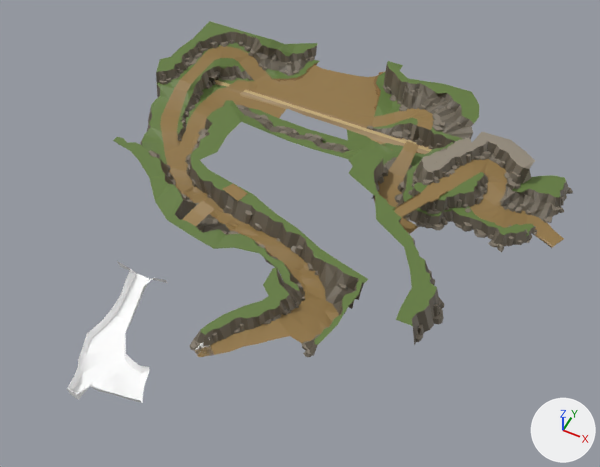
What one commit did to the FBX model Assets/Mountain3.fbx.
Before and after are seen from a 50 mm camera at (77.0, -569.0, 599.0) aimed at (-164.0, -88.0, -1.0). Every picture has the same lights, and +X, +Y and +Z are marked at lower right. Where no turn or scale is listed for an object, it has been applied to the vertices. Vertices at the same position are counted once.

The first picture shows 'Grass4_', 'Mountain14_', 'Mountain18_', 'Mountain23_', 'Mountain24_', 'Mountain25_', 'Mountain5_', 'Mountain6_', 'TrackA', 'TrackB', 'TrackC', 'TrackD', 'TrackE', 'TrackF'.
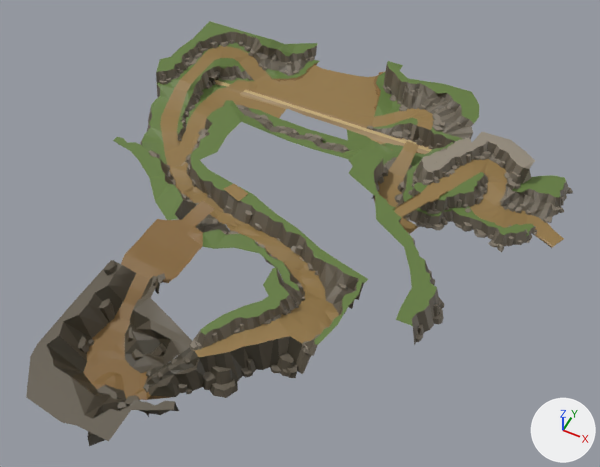
What changed in the scene script:
```text
Change me_mesh_037:
    remove me_mesh_037.from_pydata(...)  # 119 vertices, 140 faces; spans x -32.7..93.4, y -65.1..54.9, z -48.4..-13.5
    add me_mesh_037.from_pydata(...)  # 73 vertices, 80 faces; spans x -21.4..74.9, y -51.9..53.9, z -48.4..-23.7
    me_mesh_037 part 1: the loose piece of 6 vertices spanning x 74.2..93.4, y 0.5..17.6, z -21.2..-13.5 is deleted
    me_mesh_037 part 2
    44 vertices are removed from x -32.7..53.9, y -65.1..54.9, z -48.4..-14.1
    61 faces are deleted
    4 vertices are added at (49.9, -32.5, -45.7), (54.7, -40.0, -48.1), (57.7, -37.6, -43.2), (74.9, -26.7, -48.2)
    5 new faces join them
    me_mesh_037 part 3: 75 faces spanning x -21.4..46.1, y -51.9..53.9, z -48.4..-23.7 switch from mat_default_material_1 (white #ffffff) to mat_mountain1_medieval_material (picture img_medieval_texture_png)
Change me_mesh_033:
    verts and faces of me_mesh_033; kept vertices keep their numbers, new ones are numbered from 200
    remove me_mesh_033.from_pydata(...)  # 200 vertices, 242 faces; spans x -77.0..76.0, y -27.0..33.0, z -9.0..14.0
    add me_mesh_033.from_pydata(...)  # 200 vertices, 237 faces; spans x -77.0..76.0, y -27.0..33.0, z -9.0..14.0
    me_mesh_033 part 4
    add delete_vertices([123])  # with the faces that use them
    add delete_faces([(173, 174, 175), (174, 176, 175)])
    add verts[175] = (-65.0, -3.0, 14.0)  # moved, pixel (182, 219)
    add verts[176] = (-48.0, -6.0, 14.0)  # moved, pixel (195, 226)
    add verts[200] = (-30.0, -24.0, 13.0)  # pixel (202, 246)
    add faces += [(120, 122, 200)]
Change me_mesh_030:
    where me_mesh_030.from_pydata(...)  # 111 vertices, 146 faces; spans x -162.0..23.0, y -51.0..43.0, z -48.0..-18.0
    me_mesh_030 part 5: the loose piece of 8 vertices spanning x -96.0..-72.0, y -51.0..-23.0, z -23.0..-18.0 is deleted
Add ob_mountain28:
    ob_mountain28 = bpy.data.objects.new('Mountain28_', me_mesh_039)  # 88 vertices, 108 faces; spans x -30.6..40.4, y -39.7..39.9, z -14.0..28.3; in mat_mountain1_medieval_material (picture img_medieval_texture_png)
    ob_mountain28.location = (-220.8, -246.9, 7.8)
Add ob_trackg:
    ob_trackg = bpy.data.objects.new('TrackG', me_mesh_041)  # 72 vertices, 69 faces; spans x -25.0..33.0, y -152.0..66.0, z -18.0..12.0; in mat_mountain1_medieval_material (picture img_medieval_texture_png)
    ob_trackg.location = (-261.6, -178.7, 12.1)
Add ob_mountain29:
    ob_mountain29 = bpy.data.objects.new('Mountain29_', me_mesh_040)  # 250 vertices, 291 faces; spans x -65.0..70.0, y -71.0..82.0, z -15.0..21.0; in mat_mountain1_medieval_material (picture img_medieval_texture_png)
    ob_mountain29.location = (-229.2, -293.5, 7.0)
Add ob_mountain27:
    ob_mountain27 = bpy.data.objects.new('Mountain27_', me_mesh_038)  # 232 vertices, 265 faces; spans x -60.9..62.9, y -52.1..37.9, z -14.6..14.6; in mat_mountain1_medieval_material (picture img_medieval_texture_png)
    ob_mountain27.location = (-148.8, -251.5, 7.7)
```

Boxes [x1, y1, x2, y2] around the edits, measured in the pictures (600 x 467 px):
'Mountain29_', added
    after: [26, 260, 179, 446]
'Mountain27_', added
    after: [143, 336, 311, 398]
'TrackF', reshaped (41% narrower, 10% shorter)
    before: [67, 261, 214, 403]
    after: [83, 273, 170, 400]
'TrackG', added (brown)
    after: [121, 200, 214, 283]
'Mountain28_', added
    after: [125, 273, 192, 373]
part 1 of me_mesh_037, deleted
    before: [194, 339, 214, 357]
part 2 of me_mesh_037, cut back
    before: [67, 261, 167, 403]
    after: [133, 386, 170, 400]
part 3 of me_mesh_037, recoloured (white to brown)
    both: [83, 273, 150, 397]
part 4 of me_mesh_033, cut back
    before: [168, 219, 213, 248]
    after: [180, 219, 213, 248]
part 5 of me_mesh_030, deleted
    before: [182, 200, 214, 227]
